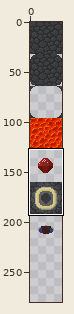
Two versions of one sprite sheet, assets/png/lava_theme.png. Above: a wide view before the commit, with the close-up outlined.
Close-up. The starting point:
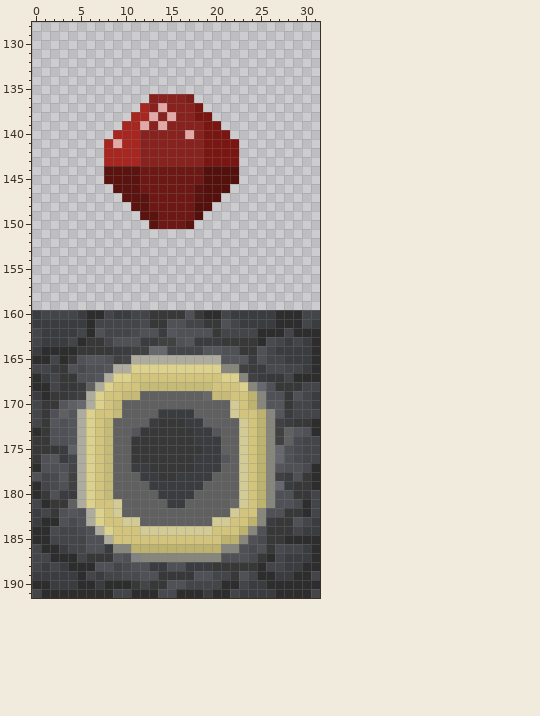
The file is 32x224 pixels. Colours within 5 levels of each other are drawn and written as one. Shown: x 0..31, y 128..191. The old version is drawn lined up with the new one, on the new canvas. The wide view leaves out empty margins. The commit also changed other parts of the picture, which this record leaves out.
Now the later version:
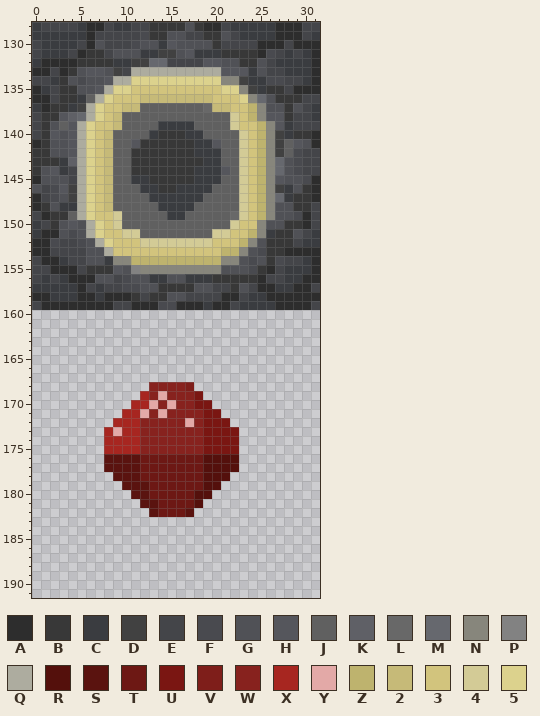
Palette (. is transparent): A #2d2d2d  B #383838  C #3a3c40  D #414141  E #444549  F #494a4f  G #505156  H #55565c  J #606060  K #5f6066  L #686868  M #66686e  N #87867c  P #828282  Q #adac9f  R #54100c  S #5a130f  T #6d1814  U #7a1612  V #7e1e1a  W #87221e  X #a72620  Y #e3a9a7  Z #beb36e  2 #c6ba78  3 #d2c47d  4 #d3cb96  5 #dcd28d
Diff:
canvas 32x224 -> 32x288
Changed rows in their new state; - is an unchanged pixel.
first column x 0:
128 CEEEECAAECCEEBBBBGBAAECCCCCAAAEE
129 CCCCCCAEEEEEFBBGGEEBBGECCCCAAAEC
130 ECCCCEAGEEEFGGCHGGGGBEEEEAAAEAAA
131 ECCCEABBEGGGCCDDGHCCCBBBBAFECECA
132 CAAAABBBBCCDDMMEEEEHHGGBBGECCCCA
133 AAEABGHHGDEQQQQQQQQQQHHHCGEECCCA
134 EECBGFGGHQQ5555555555NNDCCFFEECA
135 ACEBBGGHQ55333333333355NDCBBEAAA
136 AAEBBCJQ5333222222223335NMGBBBEE
137 CABBCDQ53322JJJJJJJL2233ZNGGBGEC
138 EBBHKMQ532JJJJJJJJJJJJ43ZNHHBEEC
139 EBGJHQ5332JJJJCCCCJJJJ433ZNHCEEE
140 EBHGHQ532JJJJCBBBCCJJJJ43ZNDCBBA
141 ABGGHQ532JJHBBBBBBCCHJJ43ZNDJHGA
142 BBGGHQ532JJBBBBBBBCCCJJ43ZNDJFEE
143 BBBCKQ532JJBBBBBBBBCCJJ43ZNMGFEE
144 BGHCEQ532JJBBBBBBBCCCHJ43ZNMGFEE
145 AGGGEQ532JJCCBBBBBCCCJJ43ZNHGGFA
146 GEFHDQ532JJJCCBBCCCCJJJ43ZNDCGBA
147 AEFGDQ532JJJJCCCCCCJJJJ43ZNMCBBA
148 ABGCCQ532JJJJJCCCCJJJJJ43ZNGGBBE
149 EABBJQ5334JJJJJCCJJJJJL43ZNGGFAE
150 CEBGHGQ534JJJJJJJJJJJJ433NGGBBAE
151 CAAGFGQ53344JJJJJJJJ4433ZNCBBGEC
152 AAFEEFGQ533344444444333ZNGBBBECC
153 AAEEEEGGQ333333333333ZZNGFBBAAAA
154 EAACEEGGCNNZZZZZZZZZZNNGFGBFEECA
155 EEAAAEBBBHGPNNNNNNNNNGGGFBAECCCA
156 ECECAAAGGEFGGCCGGCCCBBBBBAEECCAA
157 CCCCCAECEEFFGGBBBBGGEEBGEAACCAAE
158 AACCCAACAAABEBBGGEEEEAAECCAAAAAA
159 EAAAAAAAAEEAAAFFAAACAAECCCCAAAAE
160 ................................
161 ................................
162 ................................
163 ................................
164 ................................
165 ................................
166 ................................
167 ................................
168 .............WWWWV..............
169 ............XWYWWWU.............
170 ...........XXYWYWWUU............
171 ..........XXYWYWWWWUU...........
172 .........XXXWWWWWYWUUU..........
173 ........XYXXWWWWWWWUUUU.........
174 ........XXXXWWWWWWWUUUU.........
175 ........XXXXWWWWWWWUUUU.........
176 ........SSSSTTTTTTTRRRR.........
177 ........SSSSTTTTTTTRRRR.........
178 .........SSSTTTTTTTRRR..........
179 ..........SSSTTTTTTRR...........
180 ...........SSTTTTTRR............
181 ............SSTTTTR.............
182 .............STTTS..............
183 ................................
184 ................................
185 ................................
186 ................................
187 ................................
188 ................................
189 ................................
190 ................................
191 ................................
Where, in picture pixels (left, top, right, bottom), the same in both close-ups:
changed: (32, 22, 320, 598)
